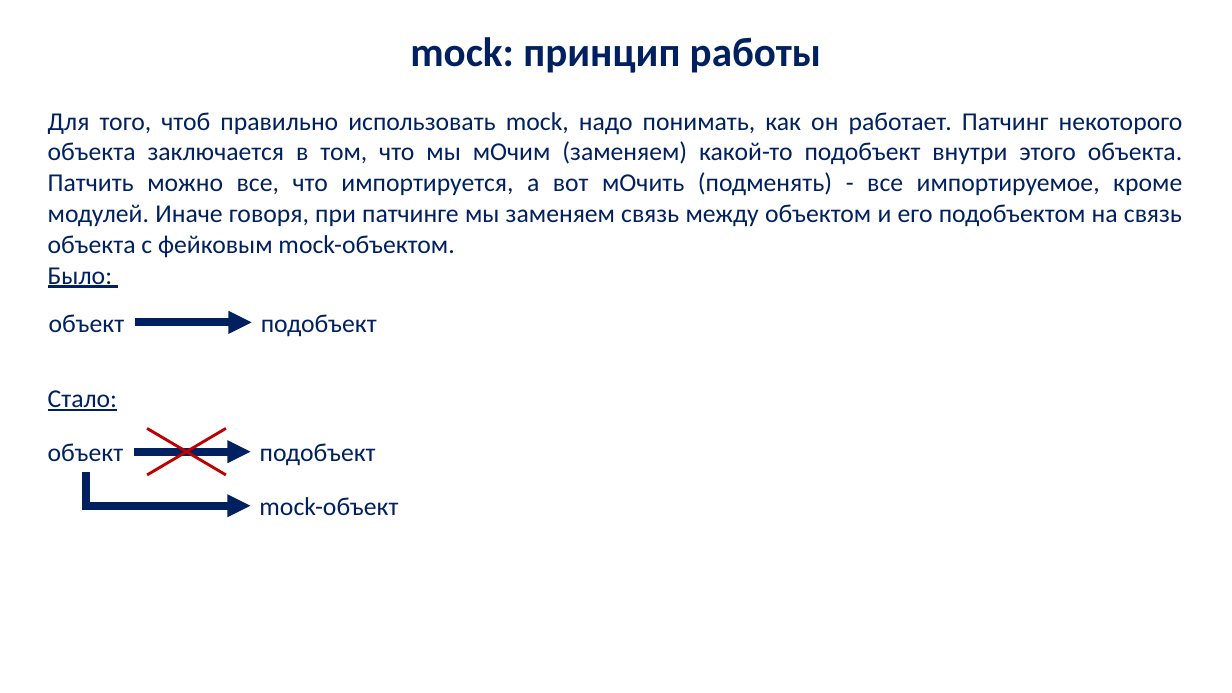
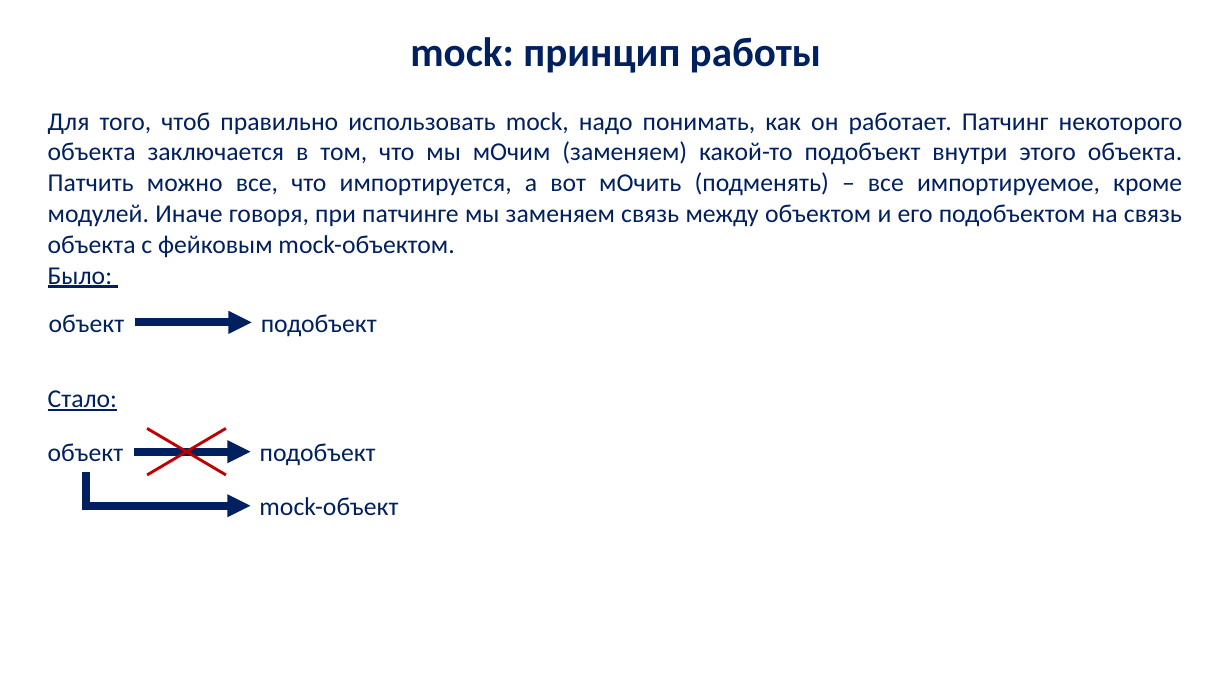
Before and after one commit to vamishnin/PythonCoursePro, a slide deck: slide 33 of Lectures/py_lec_13.pptx. Drawn at 1232x693 pixels with LibreOffice and Linux fonts; fonts in the diff are those of the drawing; background and template pictures are left out. Boxes give left, top, right and bottom in pixels: in the first picture for what was removed or moved away, otherwise in the second. Text is boxed around its words. In the diff, an @@ line names an element or a change of style, - is before the commit and + after.

```diff
--- a/Lectures/py_lec_13.pptx
+++ b/Lectures/py_lec_13.pptx
@@ text at (48,112,1183,258): text changed @@
-Для того, чтоб правильно использовать mock, надо понимать, как он работает. Патчинг некоторого объекта заключается в том, что мы мОчим (заменяем) какой-то подобъект внутри этого объекта. Патчить можно все, что импортируется, а вот мОчить (подменять) - все импортируемое, кроме модулей. Иначе говоря, при патчинге мы заменяем связь между объектом и его подобъектом на связь объекта с фейковым mock-объектом.
+Для того, чтоб правильно использовать mock, надо понимать, как он работает. Патчинг некоторого объекта заключается в том, что мы мОчим (заменяем) какой-то подобъект внутри этого объекта. Патчить можно все, что импортируется, а вот мОчить (подменять) – все импортируемое, кроме модулей. Иначе говоря, при патчинге мы заменяем связь между объектом и его подобъектом на связь объекта с фейковым mock-объектом.
```
Also in this commit, not shown: 3 other slides changed, 6 other files.
